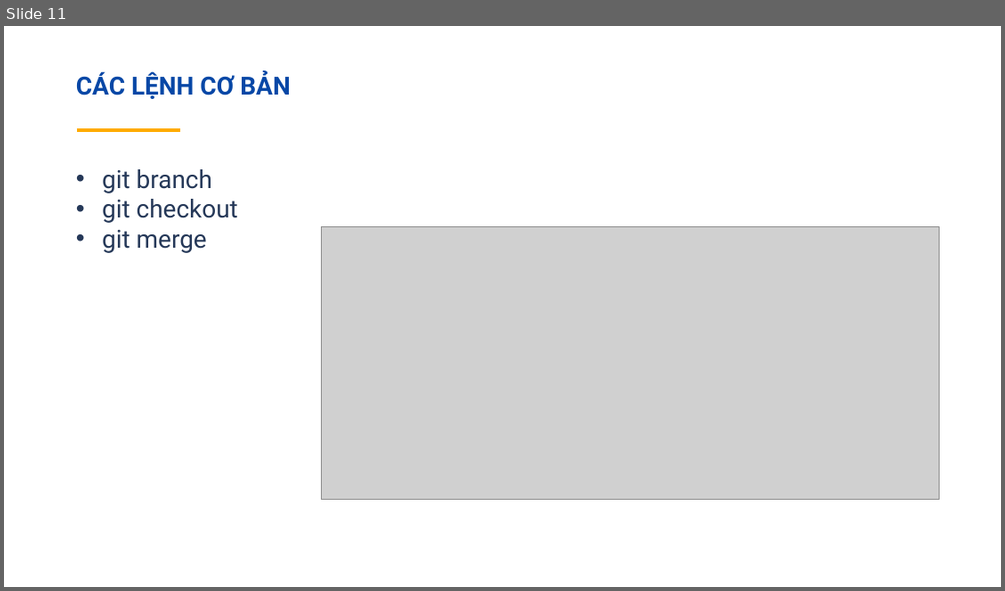
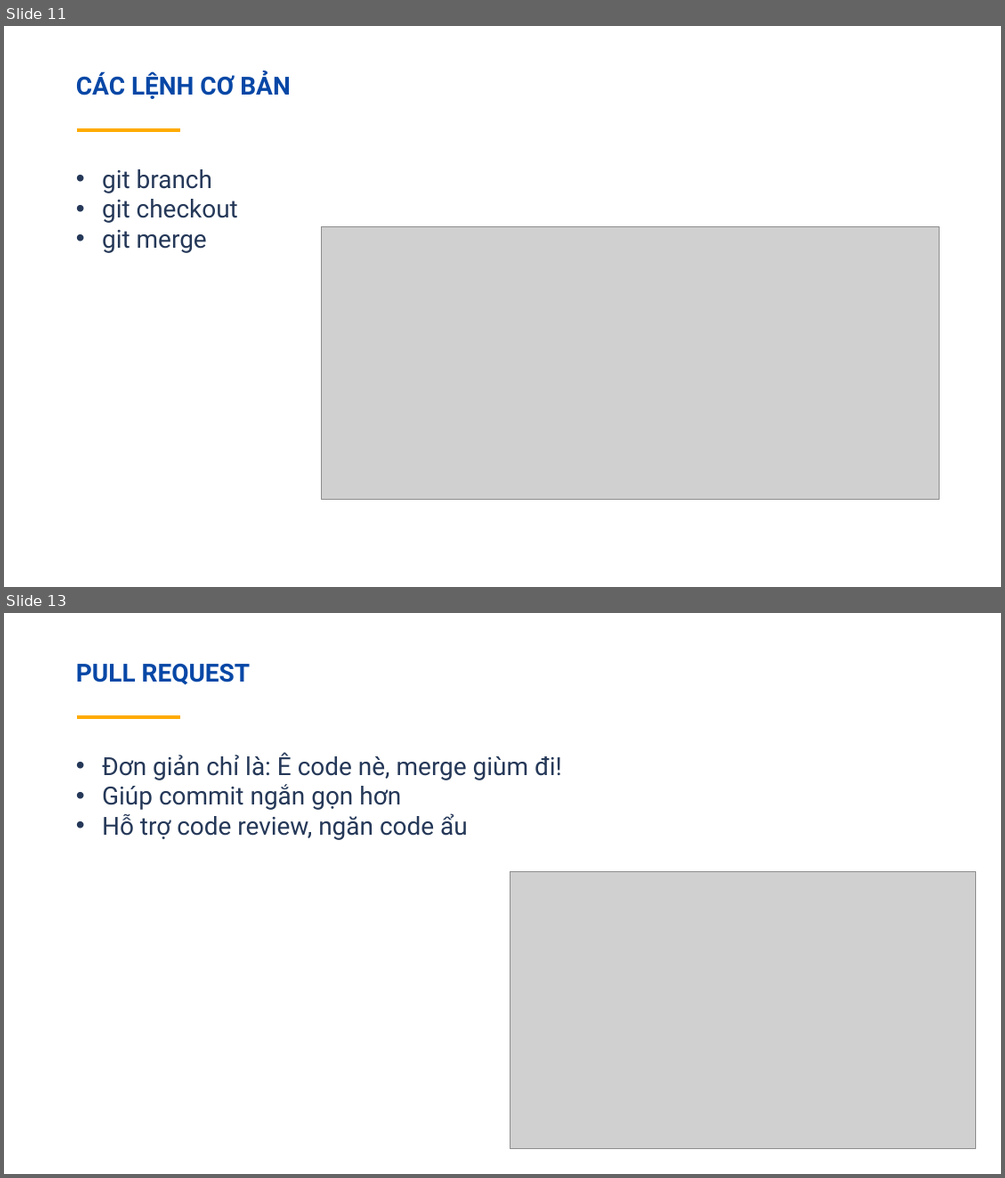
Before and after one commit to trannhutthien/textThietKeWeb, a slide deck: Git-presentation-16072017.pptx. Shown one above the other, each under a label of ours: slide 11 before the commit, slides 11 and 13 after it; the slides between them are not shown. The pictures are 1005x591 and 1005x1178 pixels, drawn with LibreOffice and Linux fonts; fonts in the diff are those of the drawing; grey boxes stand for pictures. Boxes give left, top, right and bottom in pixels: in the first picture for what was removed or moved away, otherwise in the second. Text is boxed around its words. In the diff, an @@ line names an element or a change of style, - is before the commit and + after.

```diff
--- a/Git-presentation-16072017.pptx
+++ b/Git-presentation-16072017.pptx
@@ slide 13 added at (x1=4, y1=613, x2=1001, y2=1174), background #FFFFFF; not listed: 1 template element that a slide beside it also shows @@
@@ text added at (x1=76, y1=663, x2=251, y2=685), 48 pt, text #0747A6, bold @@
+PULL REQUEST
@@ text added at (x1=102, y1=752, x2=562, y2=840), 48 pt, text #253858 @@
+• Đơn giản chỉ là: Ê code nè, merge giùm đi!
+• Giúp commit ngắn gọn hơn
+• Hỗ trợ code review, ngăn code ẩu
@@ picture added at (x1=510, y1=872, x2=975, y2=1148) @@
```
Also in this commit, not shown: 4 slides changed, 1 other slide added, 2 other files.
